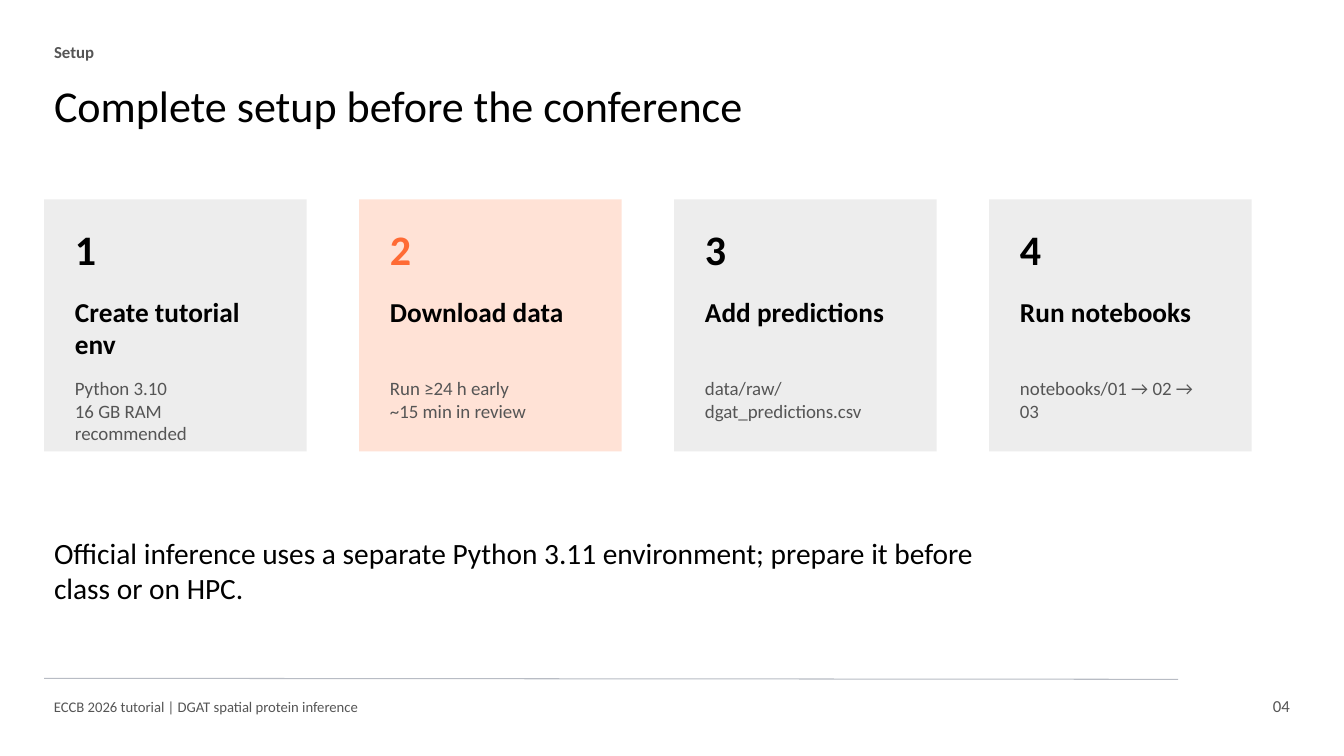
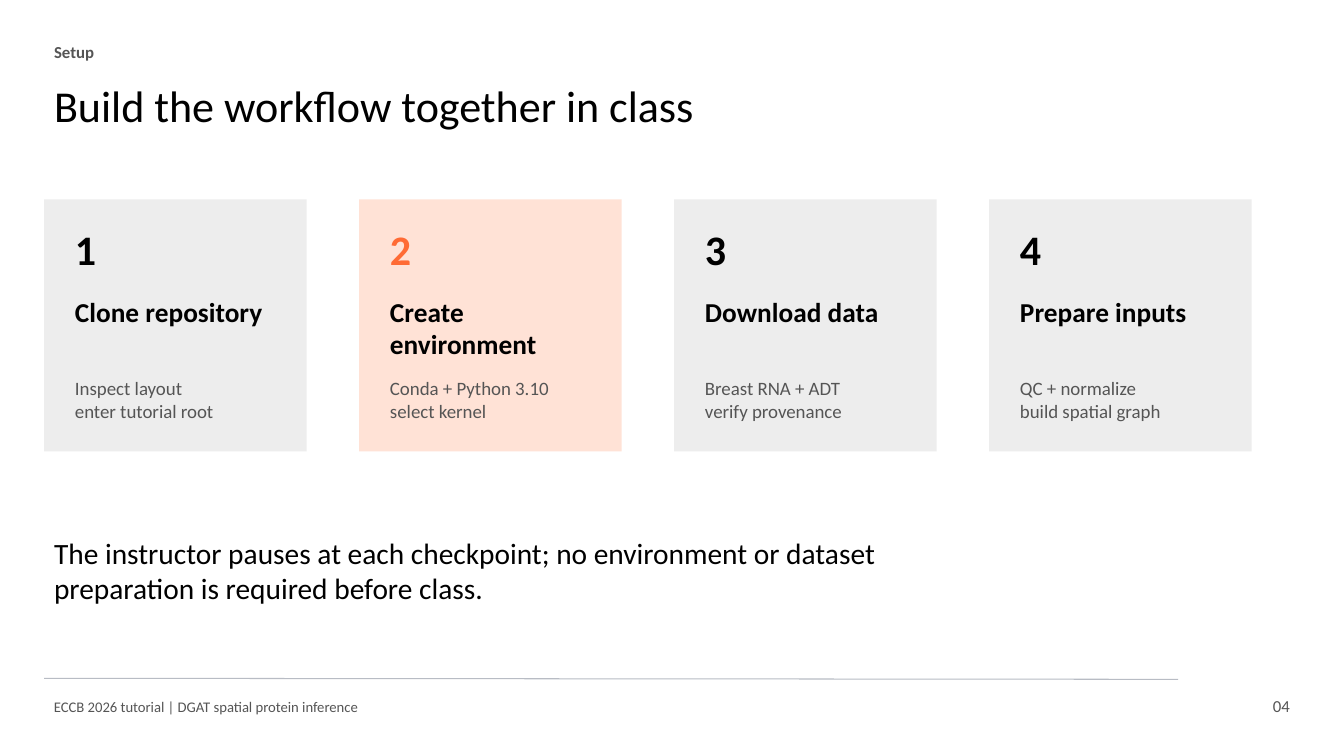
Before and after one commit to osmanbeyoglulab/ECCB-2026-Tutorial, a slide deck: slide 4 of overview/eccb_2026_dgat_tutorial_slides.pptx. Drawn at 1344x756 pixels with LibreOffice and Linux fonts; fonts in the diff are those of the drawing. Boxes give left, top, right and bottom in pixels: in the first picture for what was removed or moved away, otherwise in the second. Text is boxed around its words. In the diff, an @@ line names an element or a change of style, - is before the commit and + after.

```diff
--- a/overview/eccb_2026_dgat_tutorial_slides.pptx
+++ b/overview/eccb_2026_dgat_tutorial_slides.pptx
@@ text at (x1=54, y1=91, x2=693, y2=130): text changed @@
-Complete setup before the conference
+Build the workflow together in class
@@ text at (x1=75, y1=303, x2=262, y2=327): text changed @@
-Create tutorial env
+Clone repository
@@ text at (x1=390, y1=304, x2=536, y2=355): text changed @@
-Download data
+Create environment
@@ text at (x1=705, y1=303, x2=879, y2=323): text changed @@
-Add predictions
+Download data
@@ text at (x1=1020, y1=303, x2=1186, y2=327): text changed @@
-Run notebooks
+Prepare inputs
@@ text at (x1=75, y1=382, x2=213, y2=418): text changed @@
-Python 3.10
-16 GB RAM recommended
+Inspect layout
+enter tutorial root
@@ text at (x1=390, y1=382, x2=548, y2=418): text changed @@
-Run ≥24 h early
-~15 min in review
+Conda + Python 3.10
+select kernel
@@ text at (x1=705, y1=383, x2=842, y2=421): text changed @@
-data/raw/
-dgat_predictions.csv
+Breast RNA + ADT
+verify provenance
@@ text at (x1=1020, y1=382, x2=1161, y2=421): text changed @@
-notebooks/01 → 02 → 03
+QC + normalize
+build spatial graph
@@ text at (x1=54, y1=543, x2=875, y2=604): text changed @@
-Official inference uses a separate Python 3.11 environment; prepare it before class or on HPC.
+The instructor pauses at each checkpoint; no environment or dataset preparation is required before class.
```
Also in this commit, not shown: 5 other slides changed, 29 other files.
